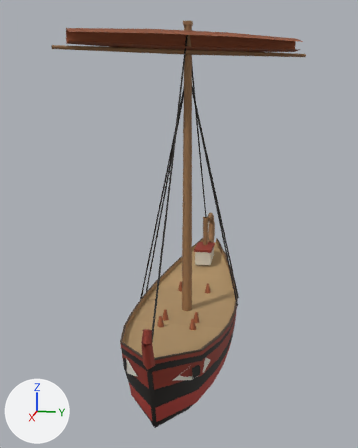
Before and after pictures for a commit that changed the glTF model public/harbour/kit/hull_eur_greek_medium.glb.
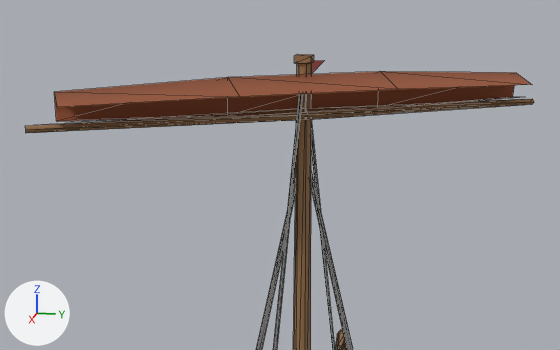
Old and new are each drawn whole from a 50 mm lens placed at (18.98, 3.4, 9.54), pointed at (0.04, -0.39, 4.8) and again close up from a 50 mm lens placed at (14.11, 2.32, 13.56), pointed at (1.14, -0.27, 10.32). The axes (+X, +Y, +Z) are drawn at lower left. The lights are the same throughout. The last two pictures show the newer version. Both versions are drawn at full value of the shape key 'furl' of 'sail_main'; the numbers are the values there. The close-ups show mesh edges as thin lines. Vertices at exactly the same position are counted once.

Script lines for the objects in view, before the commit:
```python
me_mast = bpy.data.meshes.new('mast')
me_mast.from_pydata(...)  # 28 vertices, 30 faces; spans x -0.48..0.48, y -0.04..0.04, z -1.0..1.0
me_mast.materials.append(mat_hb_opaque)
me_sail_main = bpy.data.meshes.new('sail_main')
me_sail_main.from_pydata(...)  # 16 vertices, 18 faces; spans x -0.248..0.296, y -0.424..0.452, z 0.277..0.352
me_sail_main.materials.append(mat_hb_sail)
me_yards = bpy.data.meshes.new('yards')
me_yards.from_pydata(...)  # 12 vertices, 16 faces; spans x -0.59..0.59, y -1.0..1.0, z -0.03..0.03
me_yards.materials.append(mat_hb_opaque)
ob_mast = bpy.data.objects.new('mast', me_mast)
ob_mast.parent = ob_heel
ob_mast.location = (-2.215, 0.0, 6.688)
ob_mast.scale = (5.65, 5.65, 5.65)
ob_sail_main = bpy.data.objects.new('sail_main', me_sail_main)
ob_sail_main.parent = ob_heel
ob_sail_main.location = (0.492, 0.0965, 8.882)
ob_sail_main.scale = (8.88, 8.88, 8.88)
ob_yards = bpy.data.objects.new('yards', me_yards)
ob_yards.parent = ob_heel
ob_yards.location = (0.436, 0.0644, 11.3)
ob_yards.scale = (4.2, 4.2, 4.2)
# also in view: 'rigging' at (0.26, 0.01, 6.8)
```
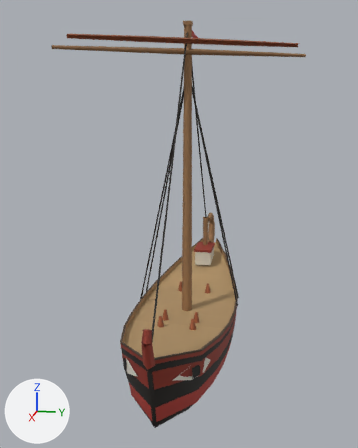
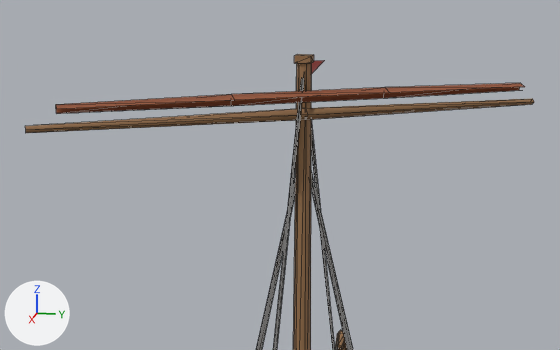
Changed parts and their boxes [x1, y1, x2, y2] in the close-ups (560 x 350 px):
'sail_main', reshaped, moved, rescaled (38% shorter): before [54, 71, 532, 122]; after [56, 83, 525, 114]

What changed in the scene script:
```text
Change me_sail_main:
    used by ob_sail_main; parent = ob_heel; location = (0.492, 0.0965, 8.882); scale = (8.88, 8.88, 8.88)
    remove me_sail_main.from_pydata(...)  # 16 vertices, 18 faces; spans x -0.248..0.296, y -0.424..0.452, z 0.277..0.352
    add me_sail_main.from_pydata(...)  # 16 vertices, 18 faces; spans x -0.227..0.271, y -0.409..0.434, z 0.283..0.306
    me_sail_main part 1
    me_sail_main.vertices[0].co: (0.278, -0.402, 0.291) -> (0.266, -0.402, 0.288)  # pixel (57, 121) -> pixel (56, 113)
    me_sail_main.vertices[1].co: (0.123, -0.116, 0.285) -> (0.108, -0.123, 0.286)
    me_sail_main.vertices[2].co: (0.069, -0.148, 0.277) -> (0.092, -0.132, 0.283)  # not seen -> pixel (231, 105)
    me_sail_main.vertices[3].co: (0.24, -0.424, 0.285) -> (0.254, -0.409, 0.286)  # pixel (56, 120) -> pixel (56, 113)
    me_sail_main.vertices[4].co: (-0.093, 0.134, 0.277) -> (-0.069, 0.145, 0.283)  # not seen -> pixel (383, 98)
    me_sail_main.vertices[5].co: (-0.039, 0.165, 0.285) -> (-0.053, 0.155, 0.286)  # pixel (391, 107) -> not seen
    me_sail_main.vertices[6].co: (-0.248, 0.42, 0.285) -> (-0.227, 0.425, 0.286)  # pixel (512, 96) -> pixel (519, 90)
    me_sail_main.vertices[7].co: (-0.209, 0.442, 0.291) -> (-0.215, 0.431, 0.288)
    me_sail_main.vertices[8].co: (-0.244, 0.422, 0.339) -> (-0.226, 0.425, 0.302)  # pixel (516, 72) -> pixel (520, 82)
    me_sail_main.vertices[9].co: (-0.088, 0.137, 0.352) -> (-0.067, 0.146, 0.306)  # pixel (380, 71) -> pixel (384, 87)
    me_sail_main.vertices[10].co: (-0.192, 0.452, 0.32) -> (-0.21, 0.434, 0.296)  # pixel (532, 84) -> pixel (524, 86)
    me_sail_main.vertices[11].co: (-0.015, 0.179, 0.326) -> (-0.046, 0.159, 0.298)  # pixel (398, 89) -> pixel (389, 92)
    me_sail_main.vertices[12].co: (0.075, -0.144, 0.352) -> (0.093, -0.131, 0.306)  # pixel (227, 77) -> pixel (231, 94)
    me_sail_main.vertices[13].co: (0.244, -0.422, 0.339) -> (0.256, -0.408, 0.302)  # pixel (54, 91) -> pixel (55, 104)
    me_sail_main.vertices[14].co: (0.148, -0.102, 0.326) -> (0.115, -0.119, 0.298)  # pixel (239, 96) -> pixel (234, 100)
    me_sail_main.vertices[15].co: (0.296, -0.392, 0.32) -> (0.271, -0.399, 0.296)  # pixel (56, 107) -> pixel (56, 109)
Change ob_sail_main:
    ob_sail_main.location: (0.492, 0.0965, 8.882) -> (0.492, 0.0965, 8.995)
    ob_sail_main.scale: (8.88, 8.88, 8.88) -> (8.99, 8.99, 8.99)
```
